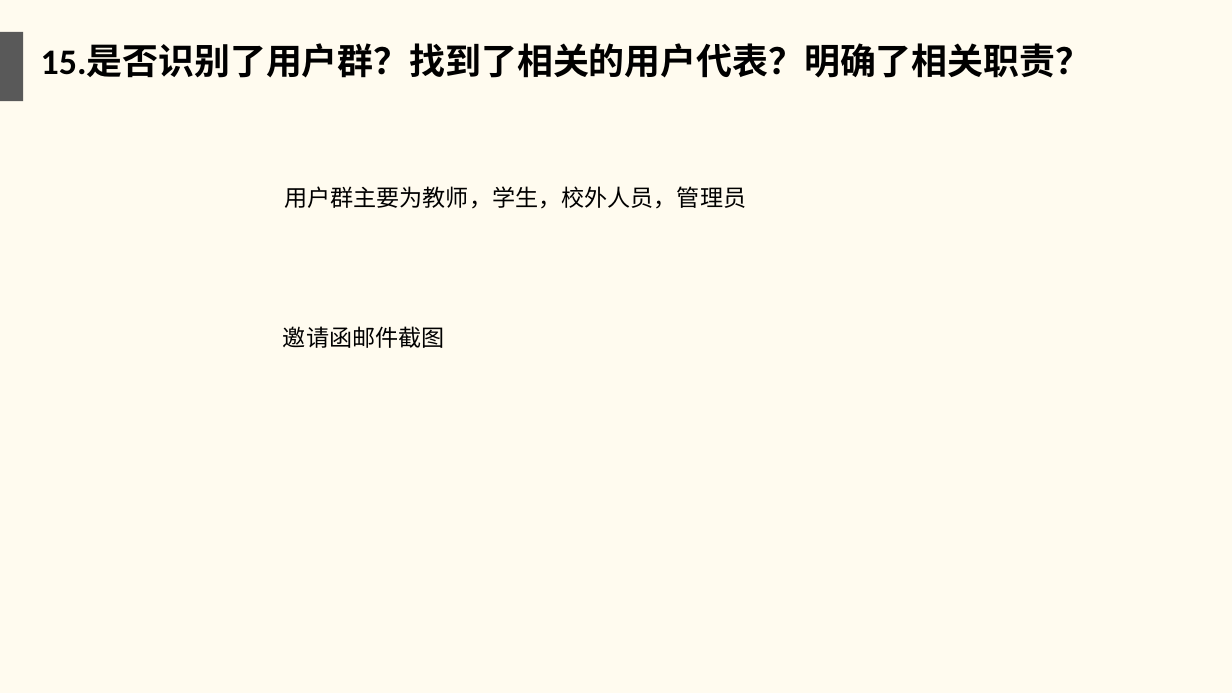
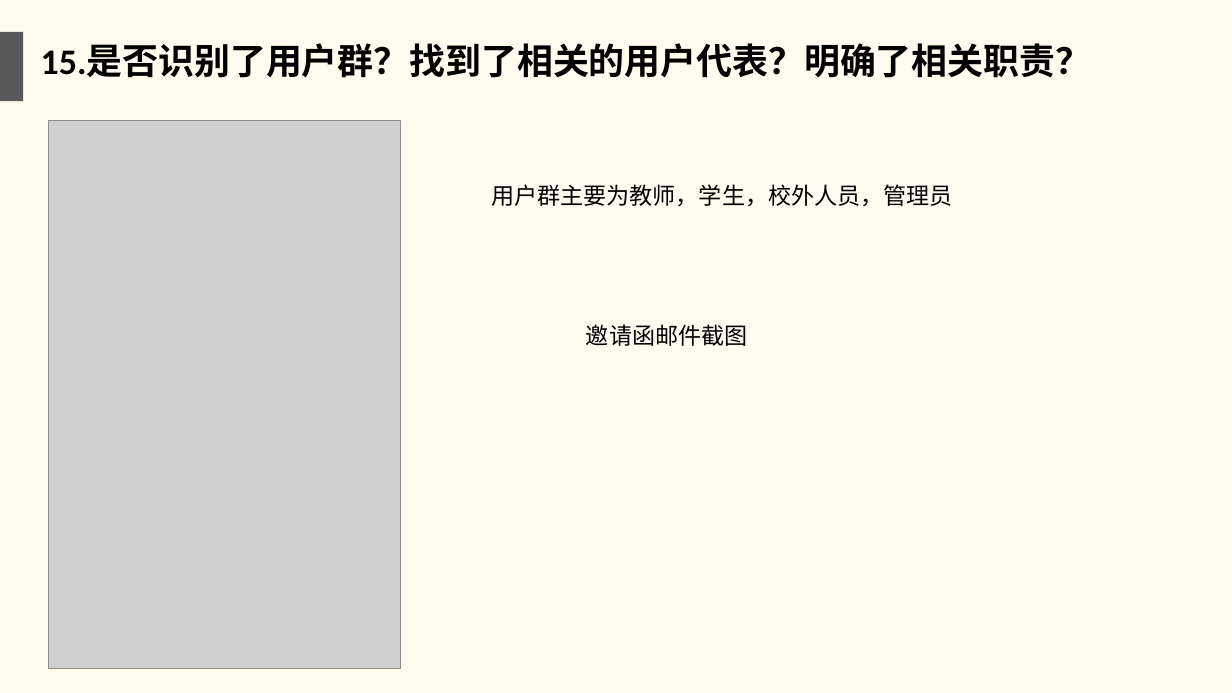
Before and after one commit to twn422/PRD2017, a slide deck: slide 17 of PRD-2017-G24/STW/受控文件/分析设计/项目收尾评审.ppt. Drawn at 1232x693 pixels with LibreOffice and Linux fonts; fonts in the diff are those of the drawing; grey boxes stand for pictures. Boxes give left, top, right and bottom in pixels: in the first picture for what was removed or moved away, otherwise in the second. Text is boxed around its words. In the diff, an @@ line names an element or a change of style, - is before the commit and + after.

```diff
--- a/PRD-2017-G24/STW/受控文件/分析设计/项目收尾评审.ppt
+++ b/PRD-2017-G24/STW/受控文件/分析设计/项目收尾评审.ppt
@@ picture added at (x1=49, y1=121, x2=401, y2=669) @@
@@ text "用户群主要为教师，学生，校外人员，管理员" moved from (x1=284, y1=186, x2=746, y2=209) to (x1=491, y1=184, x2=953, y2=207) @@
@@ text "邀请函邮件截图" moved from (x1=283, y1=326, x2=445, y2=348) to (x1=586, y1=324, x2=748, y2=346) @@
```
Also in this commit, not shown: 11 other slides changed.
